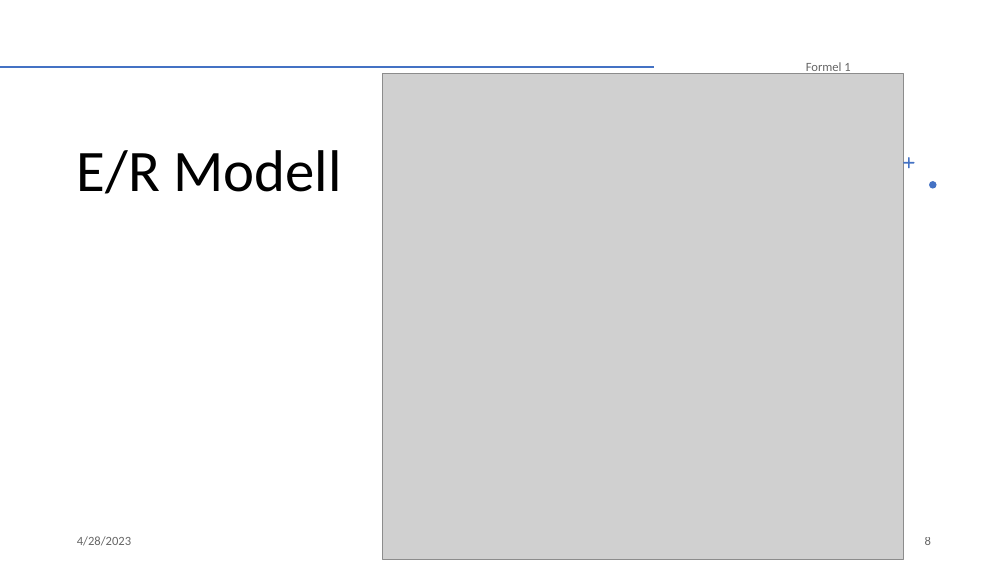
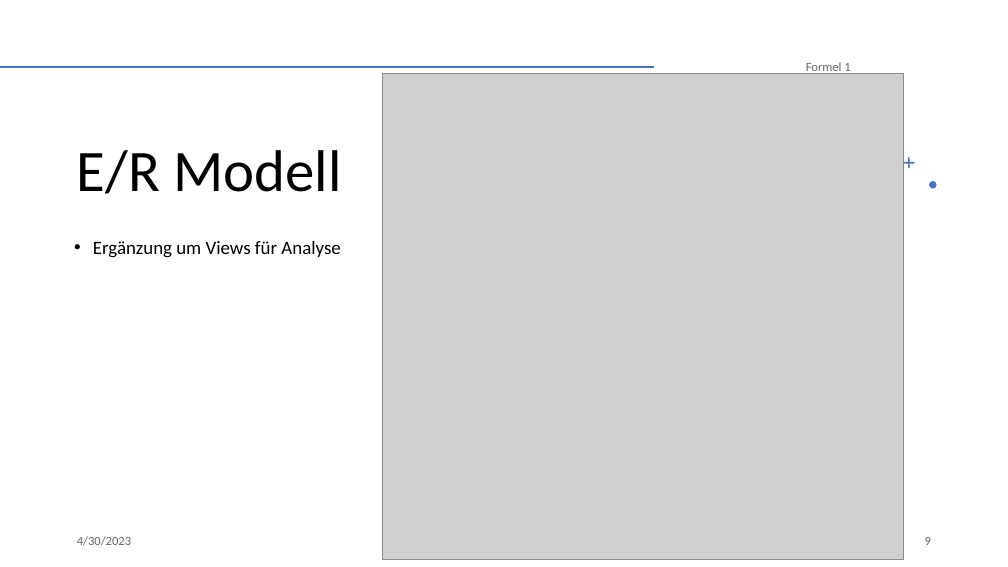
Before and after one commit to NicoHenzel/DataWarehouseWorkshop, a slide deck: slide 9 of Präsentation.pptx (slide 8 before the commit). Drawn at 1008x567 pixels with LibreOffice and Linux fonts; fonts in the diff are those of the drawing; grey boxes stand for pictures. Boxes give left, top, right and bottom in pixels: in the first picture for what was removed or moved away, otherwise in the second. Text is boxed around its words. In the diff, an @@ line names an element or a change of style, - is before the commit and + after.

```diff
--- a/Präsentation.pptx
+++ b/Präsentation.pptx
@@ text added at bbox=[93, 241, 340, 258], 18 pt, text #000000 @@
+• Ergänzung um Views für Analyse
@@ text at bbox=[77, 536, 131, 546]: text changed @@
-4/28/2023
+4/30/2023
@@ page number at bbox=[925, 537, 931, 545]: text changed @@
-8
+9
```
Also in this commit, not shown: 14 other slides changed, 1 slide added, 1 other file.
